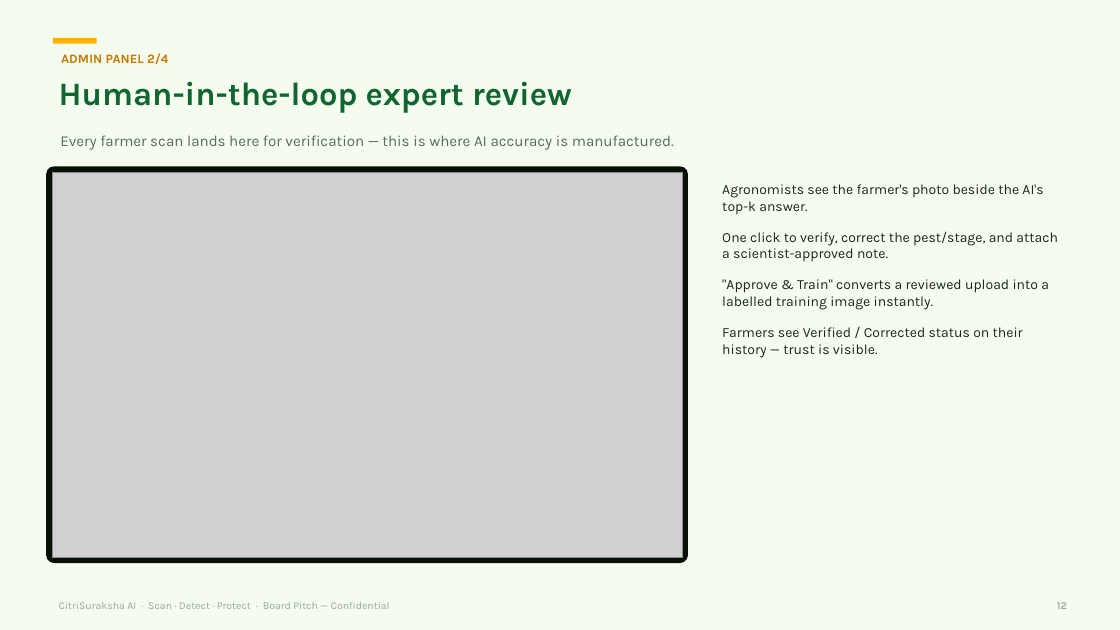
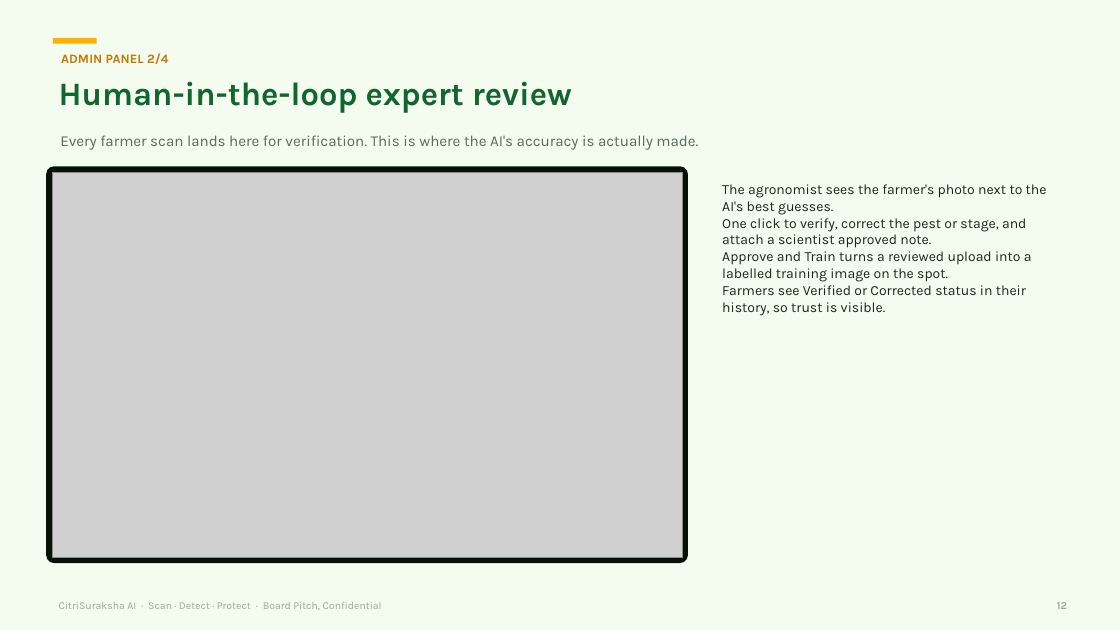
Before and after one commit to jagthapsaurabh/citrisurksha_ai, a slide deck: slide 12 of docs/pitch/CitriSuraksha_AI_Board_Pitch.pptx. Drawn at 1120x630 pixels with LibreOffice and Linux fonts; fonts in the diff are those of the drawing; grey boxes stand for pictures. Boxes give left, top, right and bottom in pixels: in the first picture for what was removed or moved away, otherwise in the second. Text is boxed around its words. In the diff, an @@ line names an element or a change of style, - is before the commit and + after.

Commit message:
Board deck copy: human voice, no versions/counts, ops line removed, no em-dashes (humanize_deck.py, idempotent)

```diff
--- a/docs/pitch/CitriSuraksha_AI_Board_Pitch.pptx
+++ b/docs/pitch/CitriSuraksha_AI_Board_Pitch.pptx
@@ text at box(60, 135, 698, 150): text changed @@
-Every farmer scan lands here for verification — this is where AI accuracy is manufactured.
+Every farmer scan lands here for verification. This is where the AI's accuracy is actually made.
@@ text at box(722, 184, 1047, 316): text changed @@
-Agronomists see the farmer's photo beside the AI's top-k answer.
-One click to verify, correct the pest/stage, and attach a scientist-approved note.
-"Approve & Train" converts a reviewed upload into a labelled training image instantly.
-Farmers see Verified / Corrected status on their history — trust is visible.
+The agronomist sees the farmer's photo next to the AI's best guesses.
+One click to verify, correct the pest or stage, and attach a scientist approved note.
+Approve and Train turns a reviewed upload into a labelled training image on the spot.
+Farmers see Verified or Corrected status in their history, so trust is visible.
@@ text at box(59, 602, 382, 610): text changed @@
-CitriSuraksha AI · Scan · Detect · Protect · Board Pitch — Confidential
+CitriSuraksha AI · Scan · Detect · Protect · Board Pitch, Confidential
```
Also in this commit, not shown: 25 other slides changed, 1 other file.
